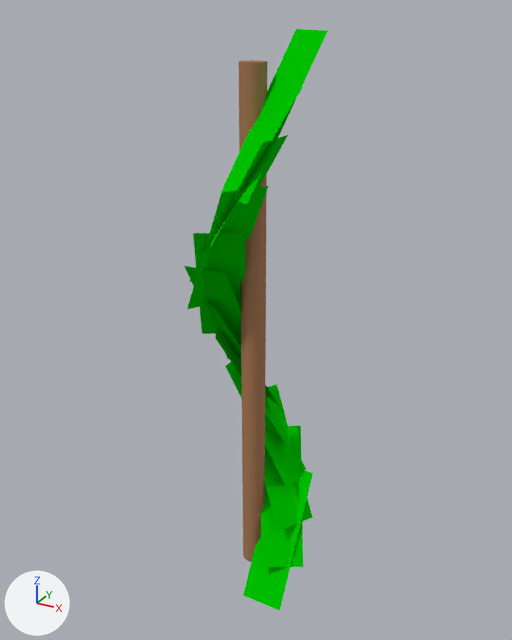
The Blender file models/Multimodal Phenotyping & Genotype Feedback Loop/DNA.blend, before and after one commit.
The view is the same before and after, from a camera (50 mm lens) standing at (2.04, -3.67, 3.77) and looking at (-0.02, 0.07, 1.9). Arrows for +X, +Y and +Z are at lower left; the lights stay in place.

The first picture shows 'Leaf_1', 'Leaf_10', 'Leaf_11', 'Leaf_12', 'Leaf_2', 'Leaf_3', 'Leaf_4', 'Leaf_5', 'Leaf_6', 'Leaf_7', 'Leaf_8', 'Leaf_9', 'Stem'.
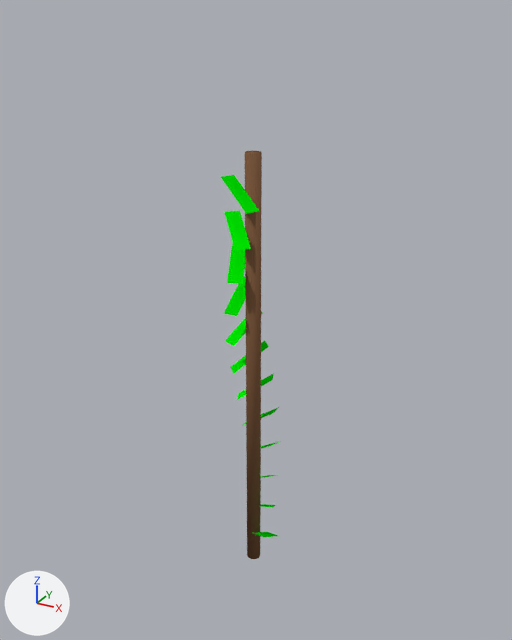
What differs and where, as boxes [x1, y1, x2, y2] in the pictures (512 x 640 px):
'Stem', recoloured, mesh rescaled, moved (38% narrower, 19% shorter)
    before: [239, 60, 267, 562]
    after: [245, 151, 262, 559]
'Leaf_12', moved, turned, rescaled
    before: [220, 29, 328, 205]
    after: [253, 532, 278, 537]
'Leaf_8', moved, turned, rescaled
    before: [193, 233, 245, 334]
    after: [224, 277, 246, 316]
'Leaf_9', moved, turned, rescaled
    before: [187, 186, 268, 309]
    after: [227, 244, 245, 284]
'Leaf_1', moved, turned, rescaled
    before: [243, 469, 313, 611]
    after: [259, 504, 275, 507]
'Leaf_2', moved, turned, rescaled
    before: [261, 426, 303, 567]
    after: [261, 475, 276, 477]
'Leaf_3', moved, turned, rescaled
    before: [264, 384, 312, 531]
    after: [261, 441, 281, 448]
'Leaf_7', moved, turned, rescaled
    before: [184, 266, 242, 360]
    after: [225, 312, 263, 346]
'Leaf_10', moved, turned, rescaled
    before: [189, 135, 288, 282]
    after: [225, 210, 251, 250]
'Leaf_4', moved, turned, rescaled
    before: [225, 362, 306, 490]
    after: [242, 407, 279, 426]
'Leaf_11', moved, turned, rescaled
    before: [210, 86, 302, 247]
    after: [221, 175, 259, 214]
'Leaf_5', moved, turned, rescaled
    before: [215, 328, 289, 448]
    after: [237, 373, 274, 400]
'Leaf_6', moved, turned, rescaled
    before: [203, 300, 279, 405]
    after: [230, 340, 269, 373]

The change, as a diff of the scene's bpy script:
```diff
--- a/models/Multimodal Phenotyping & Genotype Feedback Loop/DNA.blend.py
+++ b/models/Multimodal Phenotyping & Genotype Feedback Loop/DNA.blend.py
@@ me_cylinder_520 @@
 me_cylinder_520.from_pydata(...)  # 64 vertices, 34 faces; spans x -0.08..0.08, y -0.08..0.08, z -1.75..1.75
-me_cylinder_520.materials.append(mat_stemmaterial)  # brown #aa7c59
+# me_cylinder_520 part 1: the whole mesh is scaled about its middle by (0.625, 0.625, 0.857)
+me_cylinder_520.materials.append(mat_stemmaterial_002)  # brown #7c593f
@@ ob_stem @@
 ob_stem = bpy.data.objects.new('Stem', me_cylinder_520)
-ob_stem.location = (0.0, 0.0, 1.75)
+ob_stem.location = (0.0, 0.0, 1.5)
@@ ob_leaf_1 @@
 ob_leaf_1 = bpy.data.objects.new('Leaf_1', me_plane)
-ob_leaf_1.location = (0.2, 0.0, 0.269)
-ob_leaf_1.rotation_euler = (1.047, 0.0, 0.0)  # degrees (60, 0, 0)
-ob_leaf_1.scale = (0.3, 1.0, 0.01)
+ob_leaf_1.location = (0.092, 0.038, 0.462)
+ob_leaf_1.rotation_euler = (-0.611, 0.0, 0.393)  # degrees (-35, 0, 23)
+ob_leaf_1.scale = (0.1, 0.3, 1.0)
@@ ob_leaf_2 @@
 ob_leaf_2 = bpy.data.objects.new('Leaf_2', me_plane_001)
-ob_leaf_2.location = (0.173, 0.1, 0.538)
-ob_leaf_2.rotation_euler = (1.047, 0.0, 0.524)  # degrees (60, 0, 30)
-ob_leaf_2.scale = (0.3, 1.0, 0.01)
+ob_leaf_2.location = (0.071, 0.071, 0.692)
+ob_leaf_2.rotation_euler = (-0.611, 0.0, 0.785)  # degrees (-35, 0, 45)
+ob_leaf_2.scale = (0.1, 0.3, 1.0)
@@ ob_leaf_3 @@
 ob_leaf_3 = bpy.data.objects.new('Leaf_3', me_plane_002)
-ob_leaf_3.location = (0.1, 0.173, 0.808)
-ob_leaf_3.rotation_euler = (1.047, 0.0, 1.047)  # degrees (60, 0, 60)
-ob_leaf_3.scale = (0.3, 1.0, 0.01)
+ob_leaf_3.location = (0.038, 0.092, 0.923)
+ob_leaf_3.rotation_euler = (-0.611, 0.0, 1.178)  # degrees (-35, 0, 67)
+ob_leaf_3.scale = (0.1, 0.3, 1.0)
@@ ob_leaf_4 @@
 ob_leaf_4 = bpy.data.objects.new('Leaf_4', me_plane_003)
-ob_leaf_4.location = (0.0, 0.2, 1.077)
-ob_leaf_4.rotation_euler = (1.047, 0.0, 1.571)  # degrees (60, 0, 90)
-ob_leaf_4.scale = (0.3, 1.0, 0.01)
+ob_leaf_4.location = (0.0, 0.1, 1.154)
+ob_leaf_4.rotation_euler = (-0.611, 0.0, 1.571)  # degrees (-35, 0, 90)
+ob_leaf_4.scale = (0.1, 0.3, 1.0)
@@ ob_leaf_5 @@
 ob_leaf_5 = bpy.data.objects.new('Leaf_5', me_plane_004)
-ob_leaf_5.location = (-0.1, 0.173, 1.346)
-ob_leaf_5.rotation_euler = (1.047, 0.0, 2.094)  # degrees (60, 0, 120)
-ob_leaf_5.scale = (0.3, 1.0, 0.01)
+ob_leaf_5.location = (-0.038, 0.092, 1.385)
+ob_leaf_5.rotation_euler = (-0.611, 0.0, 1.964)  # degrees (-35, 0, 113)
+ob_leaf_5.scale = (0.1, 0.3, 1.0)
@@ ob_leaf_6 @@
 ob_leaf_6 = bpy.data.objects.new('Leaf_6', me_plane_005)
-ob_leaf_6.location = (-0.173, 0.1, 1.615)
-ob_leaf_6.rotation_euler = (1.047, 0.0, 2.618)  # degrees (60, 0, 150)
-ob_leaf_6.scale = (0.3, 1.0, 0.01)
+ob_leaf_6.location = (-0.071, 0.071, 1.615)
+ob_leaf_6.rotation_euler = (-0.611, 0.0, 2.356)  # degrees (-35, 0, 135)
+ob_leaf_6.scale = (0.1, 0.3, 1.0)
@@ ob_leaf_7 @@
 ob_leaf_7 = bpy.data.objects.new('Leaf_7', me_plane_006)
-ob_leaf_7.location = (-0.2, 0.0, 1.885)
-ob_leaf_7.rotation_euler = (1.047, 0.0, 3.142)  # degrees (60, 0, 180)
-ob_leaf_7.scale = (0.3, 1.0, 0.01)
+ob_leaf_7.location = (-0.092, 0.038, 1.846)
+ob_leaf_7.rotation_euler = (-0.611, 0.0, 2.749)  # degrees (-35, 0, 158)
+ob_leaf_7.scale = (0.1, 0.3, 1.0)
@@ ob_leaf_8 @@
 ob_leaf_8 = bpy.data.objects.new('Leaf_8', me_plane_007)
-ob_leaf_8.location = (-0.173, -0.1, 2.154)
-ob_leaf_8.rotation_euler = (1.047, 0.0, 3.665)  # degrees (60, 0, 210)
-ob_leaf_8.scale = (0.3, 1.0, 0.01)
+ob_leaf_8.location = (-0.1, 0.0, 2.077)
+ob_leaf_8.rotation_euler = (-0.611, 0.0, 3.142)  # degrees (-35, 0, 180)
+ob_leaf_8.scale = (0.1, 0.3, 1.0)
@@ ob_leaf_9 @@
 ob_leaf_9 = bpy.data.objects.new('Leaf_9', me_plane_008)
-ob_leaf_9.location = (-0.1, -0.173, 2.423)
-ob_leaf_9.rotation_euler = (1.047, 0.0, 4.189)  # degrees (60, 0, 240)
-ob_leaf_9.scale = (0.3, 1.0, 0.01)
+ob_leaf_9.location = (-0.092, -0.038, 2.308)
+ob_leaf_9.rotation_euler = (-0.611, 0.0, 3.534)  # degrees (-35, 0, 202)
+ob_leaf_9.scale = (0.1, 0.3, 1.0)
@@ ob_leaf_10 @@
 ob_leaf_10 = bpy.data.objects.new('Leaf_10', me_plane_009)
-ob_leaf_10.location = (0.0, -0.2, 2.692)
-ob_leaf_10.rotation_euler = (1.047, 0.0, 4.712)  # degrees (60, 0, 270)
-ob_leaf_10.scale = (0.3, 1.0, 0.01)
+ob_leaf_10.location = (-0.071, -0.071, 2.538)
+ob_leaf_10.rotation_euler = (-0.611, 0.0, 3.927)  # degrees (-35, 0, 225)
+ob_leaf_10.scale = (0.1, 0.3, 1.0)
@@ ob_leaf_11 @@
 ob_leaf_11 = bpy.data.objects.new('Leaf_11', me_plane_010)
-ob_leaf_11.location = (0.1, -0.173, 2.962)
-ob_leaf_11.rotation_euler = (1.047, 0.0, 5.236)  # degrees (60, 0, 300)
-ob_leaf_11.scale = (0.3, 1.0, 0.01)
+ob_leaf_11.location = (-0.038, -0.092, 2.769)
+ob_leaf_11.rotation_euler = (-0.611, 0.0, 4.32)  # degrees (-35, 0, 248)
+ob_leaf_11.scale = (0.1, 0.3, 1.0)
@@ ob_leaf_12 @@
 ob_leaf_12 = bpy.data.objects.new('Leaf_12', me_plane_011)
-ob_leaf_12.location = (0.173, -0.1, 3.231)
-ob_leaf_12.rotation_euler = (1.047, 0.0, 5.76)  # degrees (60, 0, 330)
-ob_leaf_12.scale = (0.3, 1.0, 0.01)
+ob_leaf_12.location = (0.1, 0.0, 0.231)
+ob_leaf_12.rotation_euler = (-0.611, 0.0, 0.0)  # degrees (-35, 0, 0)
+ob_leaf_12.scale = (0.1, 0.3, 1.0)
```
